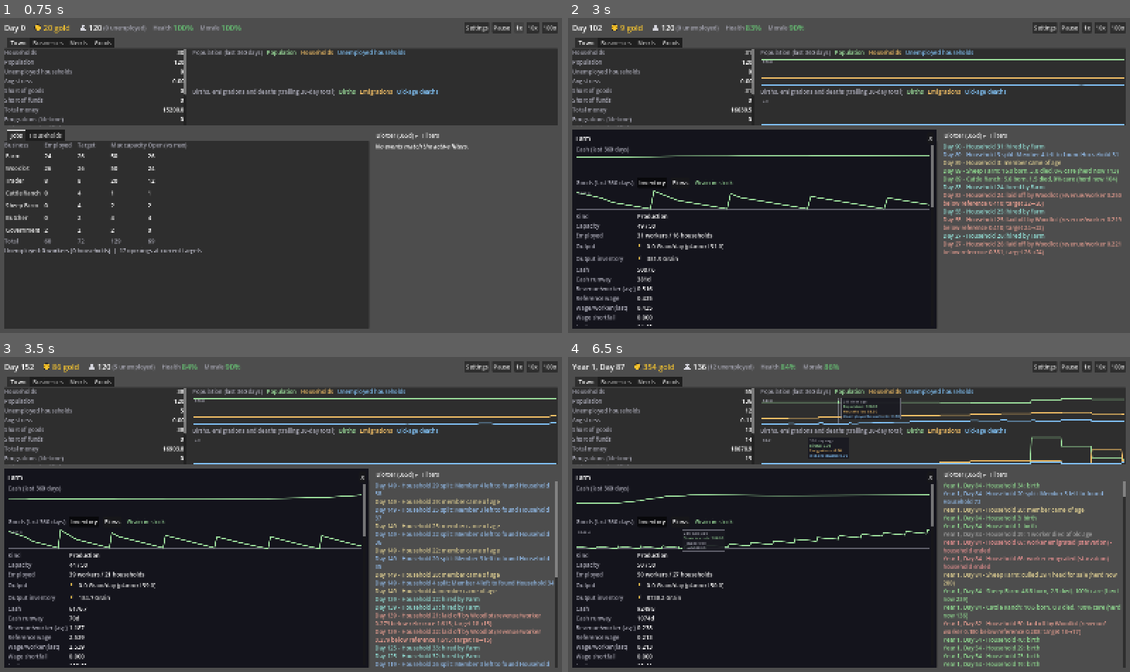
Above: before the commit, frames 1-4 (two rows, left to right).
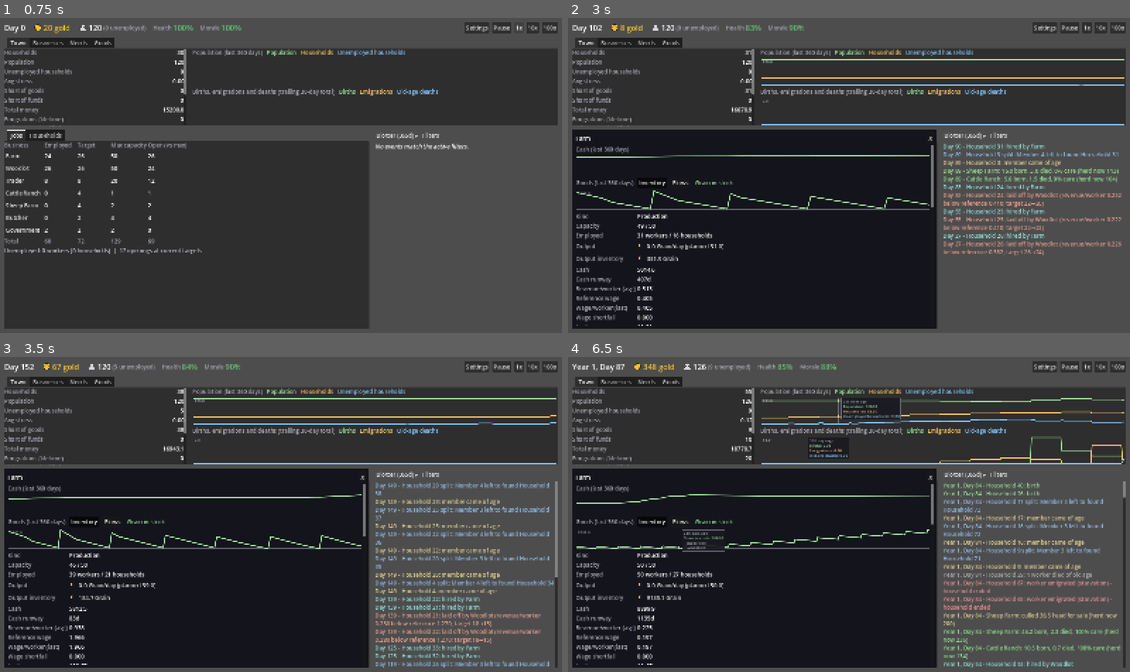
Above: after the commit, the same moments.

Repository: forsman5/sitka
Game: Godot game, scene res://scenes/sim/he_dashboard.tscn
Two runs of this game, one before a commit and one after it. Both use one fixed random seed, a clock stepped at 60 frames per second and the inputs below. This scene is started directly instead of the project's main scene.
Inputs (mouse positions are in pixels of both pictures, inside the frame that each line leads up to):
- Up to frame 1 (0.75 s): click "1x" at 0.5 s
- Up to frame 2 (3 s): click "10x" at 1.25 s; click "100x" at 2 s; click "Farm" at 2.75 s
- Up to frame 3 (3.5 s): no input
- Up to frame 4 (6.5 s): tap Enter at 3.5 s; drag from (944, 410) to (905, 445) at 3.52 s; drag from (944, 451) to (820, 577) at 4.27 s; move the mouse to (753, 505) at 5.02 s; hold Right (ui_right) 5.03-5.75 s; hold Alt 5.03-5.75 s; click (753, 505) at 5.17 s; drag from (753, 539) to (680, 467) at 5.77 s

Frame 1 is identical in both runs. In frame 2, less than 0.1% of the frame differs, in the area x 9-99%, y 2-98%; in frame 3, 0.7%; in frame 4, 7.6%, in the area x 2-100%, y 2-99%.

Commit message:
Replace fixed price steps with one smoothed local price signal per good per day
Price now moves once per good after all local clearing, from the seller's
paced offer vs funded household and business requests: funded shortage up,
unsold offer down, unfunded need neutral. Proportional capped step with a
neutral band and multi-day smoothing; floor/ceiling days are counted. Trader
exports no longer feed price. Market report/detail view show opening and
closing price, reason, shortage/unsold, unfunded household wants, and the
seller's warehouse stock vs paced offer.

Co-Authored-By: Claude Sonnet 5.5 <noreply@anthropic.com>

Diff:
--- a/scripts/sim/harness/run_household_economy.gd
+++ b/scripts/sim/harness/run_household_economy.gd
@@ -31,6 +31,7 @@
 	_check_goods_flow_history_reconciles_with_stock()
 	_check_market_supply_demand_history()
 	_check_need_vs_funded_demand()
+	_check_price_signal()
 	_check_local_iron_mine_supplies_bloomery_first()
 	_check_trader_export_settings()
 	_check_bloomery_stays_off_when_not_seeded()
@@ -636,6 +637,99 @@
 	_assert(absf(timber_need["required_history"].back() - record["needs"][timber_need["id"]]["required"]) < EPSILON, "Need history's last point is the latest day's requirement")
 	print("  histories align over %d days; heat need reported once for timber and charcoal" % plain.size())
 
+## One controlled grain market day: every household has this balance and no
+## stock, the grain seller holds exactly this much, then clear and price.
+func _run_grain_day(sim: HESimulation, settlement_id: int, balance: float, seller_stock: float) -> void:
+	for household_id in sim.get_household_ids():
+		var h: HEHousehold = sim.households[household_id]
+		h.inventory.clear()
+		h.balance = balance
+	var seller := sim._business_selling(settlement_id, Commodity.Type.GRAIN)
+	seller.inventory.clear()
+	seller.add_stock(Commodity.Type.GRAIN, seller_stock)
+	sim._run_market(sim._new_daily_record())
+	sim._apply_price_signals()
+
+## One price move per good per day: funded shortage up, unsold offer down,
+## need without purchasing power neither, exports outside the signal.
+func _check_price_signal() -> void:
+	print("\n=== Price signal: funded shortage up, unsold down, unfunded need neutral ===")
+	var grain := Commodity.Type.GRAIN
+	var cases := {
+		"funded shortage": {"balance": 1000.0, "seller_stock": 10.0},
+		"unsold offer": {"balance": 1000.0, "seller_stock": 100000.0},
+		"unfunded households": {"balance": 0.0, "seller_stock": 1000.0},
+		"no supply, no cash": {"balance": 0.0, "seller_stock": 0.0},
+	}
+	for label in cases.keys():
+		var c: Dictionary = cases[label]
+		var sim := _new_sim("build_three_business_economy")
+		var settlement_id: int = sim.get_settlement_ids()[0]
+		var market: HEMarket = sim.markets[settlement_id]
+		for household_id in sim.get_household_ids():
+			var h: HEHousehold = sim.households[household_id]
+			h.inventory.clear()
+			h.balance = c["balance"]
+		var seller := sim._business_selling(settlement_id, grain)
+		seller.inventory.clear()
+		if c["seller_stock"] > 0.0:
+			seller.add_stock(grain, c["seller_stock"])
+		var opening: float = market.price[grain]
+		sim._run_market(sim._new_daily_record())
+		_assert(market.price[grain] == opening, "%s: price must not move during clearing" % label)
+		sim._apply_price_signals()
+		var closing: float = market.price[grain]
+		var s: Dictionary = market.last_price_signal.get(grain, {})
+		_assert(not s.is_empty() and s["opening_price"] == opening and s["closing_price"] == closing, "%s: signal records opening and closing price" % label)
+		print("  %-20s %.3f -> %.3f  %s (shortage %.1f, unsold %.1f, unfunded household %.1f)" % [label, opening, closing, s.get("reason", "?"), s.get("shortage", 0.0), s.get("unsold", 0.0), s.get("unfunded_household", 0.0)])
+		_assert(absf(closing / opening - 1.0) <= HESimulation.PRICE_ADJUST_STEP + 0.00001, "%s: one day's move is capped" % label)
+		match label:
+			"funded shortage":
+				_assert(closing > opening and s["shortage"] > 1.0 and s["reason"] == "funded shortage", "A funded shortage should raise the price")
+			"unsold offer":
+				_assert(closing < opening and s["unsold"] > 1.0 and s["reason"] == "unsold offer", "Unsold offer should lower the price")
+			"unfunded households":
+				_assert(closing < opening and s["unfunded_household"] > 1.0 and s["shortage"] < EPSILON, "Households that want but cannot pay leave offer unsold: price falls, never rises")
+			"no supply, no cash":
+				_assert(closing == opening and s["reason"] == "no activity", "Need without purchasing power or supply should not move the price")
+
+	# Smoothing: a persistent shortage keeps raising the price, but a single
+	# shortage day in the middle of a glut trend does not reverse it.
+	var persistent := _new_sim("build_three_business_economy")
+	var p_settlement: int = persistent.get_settlement_ids()[0]
+	var p_market: HEMarket = persistent.markets[p_settlement]
+	var start: float = p_market.price[grain]
+	for d in 3:
+		_run_grain_day(persistent, p_settlement, 1000.0, 10.0)
+	var after_three: float = p_market.price[grain]
+	_assert(after_three > start, "A persistent funded shortage keeps raising the price")
+	var trend := _new_sim("build_three_business_economy")
+	var t_settlement: int = trend.get_settlement_ids()[0]
+	for d in 5:
+		_run_grain_day(trend, t_settlement, 1000.0, 100000.0)
+	var before_blip: float = trend.markets[t_settlement].price[grain]
+	_run_grain_day(trend, t_settlement, 1000.0, 10.0)
+	_assert(trend.markets[t_settlement].price[grain] < before_blip, "One shortage day should not reverse a falling trend")
+
+	# Exports are not local demand: iron (only the Trader buys it) has no
+	# signal and keeps its posted price while exporting.
+	var iron_sim := _new_sim("build_three_business_economy_with_bloomery")
+	iron_sim.advance_ticks(60)
+	var iron_market: HEMarket = iron_sim.markets[iron_sim.get_settlement_ids()[0]]
+	_assert(iron_market.price[Commodity.Type.IRON] == HESimulation.BASE_PRICE[Commodity.Type.IRON], "Export appetite must not move iron's local price")
+
+	# Price bounds: a long glut hits the floor and the day count is recorded.
+	var glut := _new_sim("build_three_business_economy")
+	var g_settlement: int = glut.get_settlement_ids()[0]
+	for d in 120:
+		for household_id in glut.get_household_ids():
+			glut.households[household_id].balance = 0.0
+		glut._business_selling(g_settlement, grain).add_stock(grain, 100000.0)
+		glut._run_market(glut._new_daily_record())
+		glut._apply_price_signals()
+	_assert(glut.markets[g_settlement].floor_days.get(grain, 0) > 0, "A persistent glut should record days at the price floor")
+	print("  persistent shortage 3 days: %.3f -> %.3f; glut floor days: %d" % [start, after_three, glut.markets[g_settlement].floor_days.get(grain, 0)])
+
 ## Exercises the opt-in Bloomery scenario: wood bought from the Woodlot plus
 ## iron ore imported by the Trader smelt into iron, which that same Trader
 ## then exports since no household ever wants iron directly (see
--- a/scripts/sim/household_economy/he_dashboard.gd
+++ b/scripts/sim/household_economy/he_dashboard.gd
@@ -1602,6 +1602,19 @@
 	var household: Dictionary = report["household_demand"]
 	_add_market_detail_line("Households: %.1f wanted for stock  |  %.1f affordable  |  %.1f bought" % [
 		household["wanted"], household["funded"], household["bought"]])
+	var price_signal: Dictionary = report["price_signal"]
+	if not price_signal.is_empty():
+		var imbalance := "funded shortage %.1f" % price_signal["shortage"] if price_signal["shortage"] > 0.0001 \
+			else "unsold offer %.1f" % price_signal["unsold"]
+		_add_market_detail_line("Price %.2f -> %.2f (%s)  |  %s  |  households wanted but could not fund %.1f%s" % [
+			price_signal["opening_price"], price_signal["closing_price"], price_signal["reason"],
+			imbalance, price_signal["unfunded_household"],
+			"  |  at price %s" % price_signal["bound"] if price_signal["bound"] != "" else ""])
+	var seller: Dictionary = report["seller"]
+	if not seller.is_empty():
+		_add_market_detail_line("%s: %.1f in warehouse, %.1f offered today%s" % [
+			seller["name"], seller["stock"], seller["paced_offer"],
+			" (sales paced; harvest in %d days)" % seller["days_until_harvest"] if seller["paced"] else ""])
 	var need: Dictionary = report["need"]
 	if not need.is_empty() and not (need["required_history"] as Array).is_empty():
 		_add_market_detail_line("%s need (all %s, counted once): %.1f required, %.1f provided (latest day)" % [
--- a/scripts/sim/household_economy/he_simulation.gd
+++ b/scripts/sim/household_economy/he_simulation.gd
@@ -101,7 +101,18 @@
 	Commodity.Type.MEAT: 1.6,
 	Commodity.Type.LEATHER: 1.6,
 }
+## Largest one-day price move, as a fraction of the opening price.
 const PRICE_ADJUST_STEP := 0.05
+## A funded shortage or unsold offer of this share of the day's volume (the
+## larger of offer and funded requests) moves the price by the full step; a
+## smaller share moves it proportionally.
+const PRICE_ADJUST_FULL_STEP_SHARE := 0.2
+## Smoothed pressure within this band of zero (a share of volume, so it ignores
+## rounding noise) leaves the price alone.
+const PRICE_NEUTRAL_BAND := 0.02
+## How much of each day's pressure enters the running average (0..1). Lower is
+## calmer: a single quiet day or lumpy harvest barely moves the trend.
+const PRICE_SIGNAL_SMOOTHING := 0.3
 const PRICE_MULTIPLIER_MIN := 0.25
 const PRICE_MULTIPLIER_MAX := 4.0
 
@@ -1045,6 +1056,26 @@
 		"household_funded_history": local_market.household_funded_history(commodity),
 		"household_bought_history": local_market.household_bought_history(commodity),
 		"need": _market_need_report(commodity),
+		"price_signal": (local_market.last_price_signal.get(commodity, {}) as Dictionary).duplicate(),
+		"price_floor_days": local_market.floor_days.get(commodity, 0),
+		"price_ceiling_days": local_market.ceiling_days.get(commodity, 0),
+		"seller": _market_seller_report(settlement_id, commodity),
+	}
+
+## The local seller's real warehouse stock, kept apart from what it actually
+## puts up for sale today (a field-model seller paces a harvest over the days
+## until the next one), so a shortage under paced sales reads as that rather
+## than as stock being withheld. Empty when nobody local sells the good.
+func _market_seller_report(settlement_id: int, commodity: Commodity.Type) -> Dictionary:
+	var seller := _business_selling(settlement_id, commodity)
+	if seller == null:
+		return {}
+	return {
+		"name": seller.name,
+		"stock": seller.stock(commodity),
+		"paced_offer": _paced_offer(seller, commodity),
+		"paced": seller.has_long_cycle(),
+		"days_until_harvest": seller.days_until_next_harvest(),
 	}
 
 ## Daily requirement of the need `commodity` helps satisfy, in need units and
@@ -1296,6 +1327,7 @@
 	_run_production(record)
 	_run_market(record)
 	_run_trade(record)
+	_apply_price_signals()
 	for market in markets.values():
 		(market as HEMarket).record_supply_demand_history()
 	_record_business_revenue_history()
@@ -2456,7 +2488,6 @@
 	# what's left of it, and the price signal below sees both sides' demand.
 	var b2b: Dictionary = _b2b_today.get(settlement_id, {}).get(commodity, {})
 	var b2b_sold: float = b2b.get("sold", 0.0)
-	var b2b_requested: float = b2b.get("requested", 0.0)
 	if seller != null and not b2b.is_empty():
 		total_offer = minf(seller.stock(commodity), maxf(0.0, b2b["offer"] - b2b_sold))
 
@@ -2524,25 +2555,95 @@
 	local_market.record_household_demand(commodity, total_wanted, total_funded_request, maxf(0.0, quantity_traded))
 	record["traded_quantity"][name] = record["traded_quantity"].get(name, 0.0) + quantity_traded
 
-	if price_adjustment_enabled:
-		_adjust_price(settlement_id, commodity, total_offer + b2b_sold, total_funded_request + b2b_requested)
-
-## Bounded, gradual next-day price drift from today's offered supply vs.
-## affordable requested quantity -- frozen during today's clearing (this
-## runs after, using totals already computed above, and mutates
-## market.price for TOMORROW's _clear_market_for to read).
-func _adjust_price(settlement_id: int, commodity: Commodity.Type, total_offer: float, total_funded_request: float) -> void:
-	if total_offer <= 0.0 and total_funded_request <= 0.0:
-		return
-	var base: float = BASE_PRICE[commodity]
-	var local_market: HEMarket = markets[settlement_id]
-	var current: float = local_market.price[commodity]
-	var new_price := current
-	if total_funded_request > total_offer:
-		new_price = current * (1.0 + PRICE_ADJUST_STEP)
-	elif total_offer > total_funded_request:
-		new_price = current * (1.0 - PRICE_ADJUST_STEP)
-	local_market.price[commodity] = clamp(new_price, base * PRICE_MULTIPLIER_MIN, base * PRICE_MULTIPLIER_MAX)
+	# Feeds the day's single price signal (see _apply_price_signals); household
+	# and business passes both add to it, nothing adjusts the price here.
+	var signal_today := _price_signal_entry(settlement_id, commodity)
+	signal_today["offer"] = maxf(signal_today["offer"], total_offer + b2b_sold)
+	signal_today["funded_household"] = total_funded_request
+	signal_today["wanted_household"] = total_wanted
+	signal_today["unfunded_household"] = maxf(0.0, total_wanted - total_funded_request)
+
+## Today's accumulating inputs to each good's price signal, by settlement then
+## commodity. Reset when input purchasing starts the day; consumed (and cleared)
+## by _apply_price_signals once every local pass has run.
+var _price_signal_today: Dictionary = {}
+
+func _price_signal_entry(settlement_id: int, commodity: Commodity.Type) -> Dictionary:
+	var by_commodity: Dictionary = _price_signal_today.get_or_add(settlement_id, {})
+	return by_commodity.get_or_add(commodity, {
+		"offer": 0.0, "funded_household": 0.0, "funded_business": 0.0,
+		"wanted_household": 0.0, "unfunded_household": 0.0})
+
+## Does anyone local ever buy `commodity` -- a household need it satisfies, or
+## a business recipe input? A good nobody buys (iron, which only the Trader
+## exports) has no local price signal: its unsold stock is not a sign the
+## price is wrong, and export appetite is deliberately not local demand.
+func _has_local_buyers(settlement_id: int, commodity: Commodity.Type) -> bool:
+	if HENeeds.for_commodity(commodity) != null:
+		return true
+	for business_id in (settlements[settlement_id] as HESettlement).business_ids:
+		var b: HEBusiness = businesses[business_id]
+		if b.recipe != null and b.recipe.inputs.has(commodity):
+			return true
+	return false
+
+## One price move per town and good per day, from the complete local picture:
+## the seller's offer against funded household and business requests. Funded
+## shortage (buyers could pay, the offer could not fill them) pushes the price
+## up; unsold offer pushes it down -- including when households want goods they
+## cannot afford, since dearer would only make that worse. Need without
+## purchasing power is recorded (unfunded_household) but does not bid a price
+## up by itself, and Trader exports stay out of it entirely. Every transaction
+## today already used the opening price; this sets TOMORROW's.
+##
+## The pressure is the net shortage-or-unsold share of the day's volume,
+## smoothed over days; the move is proportional to it, capped at
+## PRICE_ADJUST_STEP, and skipped inside PRICE_NEUTRAL_BAND.
+func _apply_price_signals() -> void:
+	for settlement_id in _price_signal_today.keys():
+		var local_market: HEMarket = markets[settlement_id]
+		for commodity in _price_signal_today[settlement_id].keys():
+			if not _has_local_buyers(settlement_id, commodity):
+				continue
+			var s: Dictionary = _price_signal_today[settlement_id][commodity]
+			var funded: float = s["funded_household"] + s["funded_business"]
+			var offer: float = s["offer"]
+			var shortage := maxf(0.0, funded - offer)
+			var unsold := maxf(0.0, offer - funded)
+			var volume := maxf(offer, funded)
+			var opening: float = local_market.price[commodity]
+			var pressure: float = local_market.price_pressure.get(commodity, 0.0)
+			var reason := "no activity"
+			if volume > 0.0001:
+				var today := (shortage - unsold) / volume
+				pressure += PRICE_SIGNAL_SMOOTHING * (today - pressure)
+				local_market.price_pressure[commodity] = pressure
+				reason = "balanced (within neutral band)"
+				if absf(pressure) > PRICE_NEUTRAL_BAND:
+					reason = "funded shortage" if pressure > 0.0 else "unsold offer"
+			var closing := opening
+			var base: float = BASE_PRICE[commodity]
+			var bound := ""
+			if price_adjustment_enabled and reason != "no activity" and not reason.begins_with("balanced"):
+				var step := clampf(pressure / PRICE_ADJUST_FULL_STEP_SHARE, -1.0, 1.0) * PRICE_ADJUST_STEP
+				closing = clampf(opening * (1.0 + step), base * PRICE_MULTIPLIER_MIN, base * PRICE_MULTIPLIER_MAX)
+				local_market.price[commodity] = closing
+			elif not price_adjustment_enabled:
+				reason += " (price adjustment off)"
+			if closing <= base * PRICE_MULTIPLIER_MIN + 0.00001:
+				bound = "floor"
+				local_market.floor_days[commodity] = local_market.floor_days.get(commodity, 0) + 1
+			elif closing >= base * PRICE_MULTIPLIER_MAX - 0.00001:
+				bound = "ceiling"
+				local_market.ceiling_days[commodity] = local_market.ceiling_days.get(commodity, 0) + 1
+			local_market.last_price_signal[commodity] = {
+				"opening_price": opening, "closing_price": closing,
+				"offer": offer, "funded_household": s["funded_household"], "funded_business": s["funded_business"],
+				"shortage": shortage, "unsold": unsold,
+				"wanted_household": s["wanted_household"], "unfunded_household": s["unfunded_household"],
+				"pressure": pressure, "reason": reason, "bound": bound,
+			}
+	_price_signal_today = {}
 
 ## Runs after _run_market, so a Trader only ever sees stock local
 ## households already had first crack at buying that same day -- it never
@@ -2636,8 +2737,6 @@
 			# offered/traded numbers and price drift.
 			if not SUBSISTENCE_COMMODITIES.has(commodity):
 				local_market.merge_clearing(commodity, surplus, quantity, quantity, local_price)
-				if price_adjustment_enabled:
-					_adjust_price(trader.settlement_id, commodity, surplus, quantity)
 
 		trader.last_revenue += trader_margin_today
 
@@ -2972,6 +3071,7 @@
 func _run_input_purchasing(record: Dictionary) -> void:
 	var trader_import_capacity: Dictionary = {} # trader business_id -> units still importable today
 	_b2b_today = {}
+	_price_signal_today = {}
 	for business_id in businesses.keys():
 		if (businesses[business_id] as HEBusiness).kind == HEBusiness.Kind.TRADER:
 			(businesses[business_id] as HEBusiness).last_imported = {}
@@ -3029,6 +3129,7 @@
 		# per-input (checking it here too would let the same balance count
 		# toward affording wood AND ore independently, as if the business
 		# had that much cash for each).
+		var offers_seen: Dictionary[Commodity.Type, float] = {}
 		var daily_input_cost := 0.0
 		for commodity in daily_need_by_commodity.keys():
 			daily_input_cost += daily_need_by_commodity[commodity] * local_market.price[commodity]
@@ -3044,6 +3145,7 @@
 			# can't crowd them out.
 			var claim := minf(requested, daily_need_by_commodity.get(commodity, 0.0) * TARGET_BUFFER_DAYS)
 			var offer := _business_offer(buyer.settlement_id, commodity, trader_import_capacity, not seller_only.get(commodity, false), claim)
+			offers_seen[commodity] = offer
 
 			purchase_ratio = minf(purchase_ratio, min(requested, offer) / requested)
 
@@ -3055,6 +3157,15 @@
 			var budget := _input_budget(buyer, employed, daily_input_cost)
 			affordable_ratio = clampf(budget / total_cost_if_fully_supplied, 0.0, 1.0)
 			purchase_ratio = minf(purchase_ratio, affordable_ratio)
+
+		# The price signal sees every funded input request, even one nothing was
+		# on offer for. A good with no local seller is supplied by the Trader's
+		# import capacity, which then plays the part of the offer.
+		for commodity in offers_seen.keys():
+			var signal_today := _price_signal_entry(buyer.settlement_id, commodity)
+			signal_today["funded_business"] += requested_by_commodity[commodity] * affordable_ratio
+			if _business_selling(buyer.settlement_id, commodity) == null:
+				signal_today["offer"] = maxf(signal_today["offer"], offers_seen[commodity])
 
 		for commodity in requested_by_commodity.keys():
 			var requested: float = requested_by_commodity[commodity]
@@ -3112,8 +3223,6 @@
 				_import_cost_total += import_cost
 
 				local_market.merge_clearing(commodity, offer_before, requested, bought, price)
-				if price_adjustment_enabled:
-					_adjust_price(buyer.settlement_id, commodity, offer_before, requested)
 
 		var production_ratio := 1.0
 		for commodity in needed_by_commodity.keys():
--- a/scripts/sim/household_economy/records/he_market.gd
+++ b/scripts/sim/household_economy/records/he_market.gd
@@ -67,7 +67,21 @@
 var _household_funded_history: Dictionary[Commodity.Type, Array] = {}
 var _household_bought_history: Dictionary[Commodity.Type, Array] = {}
 
+## Why today's price moved (or didn't), per commodity: {opening_price,
+## closing_price, offer, funded_household, funded_business, shortage, unsold,
+## wanted_household, unfunded_household, pressure, reason, bound}. Cleared
+## daily; a good with no local clearing today has no entry.
+var last_price_signal: Dictionary[Commodity.Type, Dictionary] = {}
+## Smoothed signed pressure (+ shortage, - unsold) carried between days so one
+## quiet or lumpy day does not reverse a trend.
+var price_pressure: Dictionary[Commodity.Type, float] = {}
+## Lifetime days each commodity's price ended the day pinned at its floor or
+## ceiling, so a persistent mismatch the bounds are hiding shows up in tuning.
+var floor_days: Dictionary[Commodity.Type, int] = {}
+var ceiling_days: Dictionary[Commodity.Type, int] = {}
+
 func clear_daily_export() -> void:
+	last_price_signal.clear()
 	_export_appetite.clear()
 	_export_in_clearing.clear()
 	_household_demand.clear()
